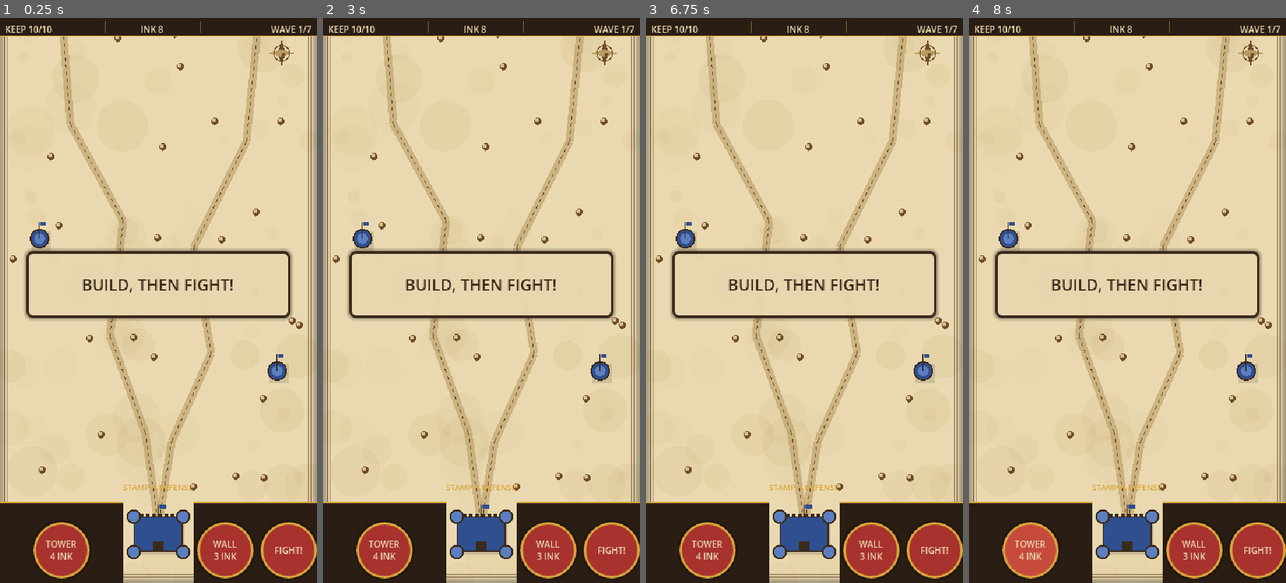
Above: before the commit, frames 1-4 (left to right).
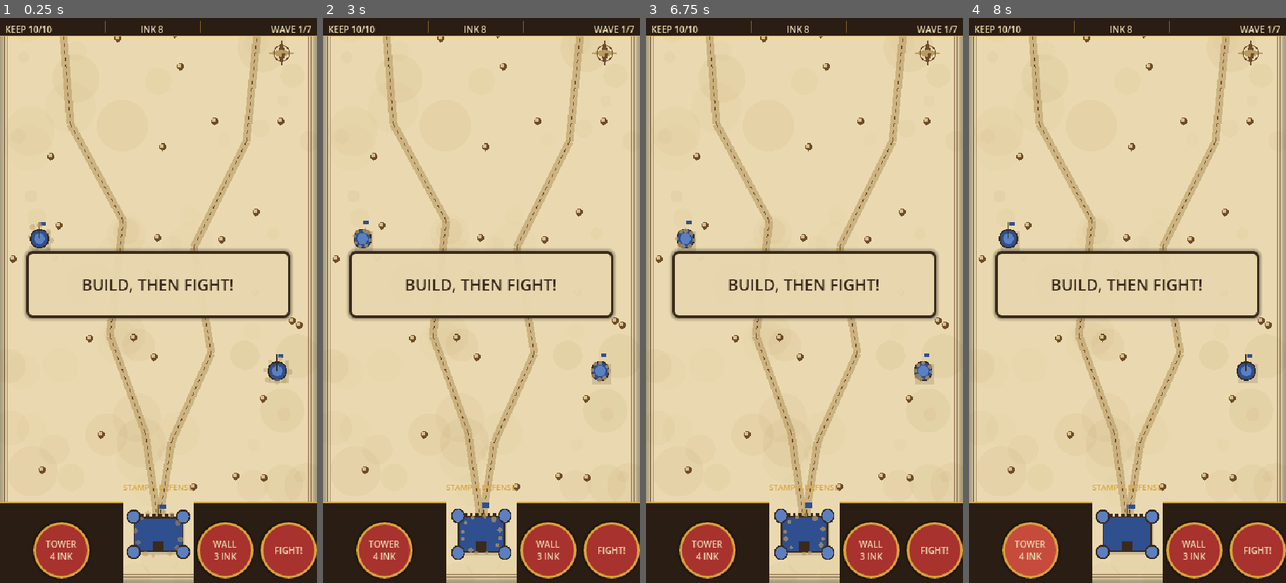
Above: after the commit, the same moments.

Repository: vortechU/folded-keep
Game: Godot game, scene res://scenes/main.tscn
Same seed, same stepped clock (60 frames per second), same inputs: the game is played once before the commit and once after it.
Inputs (mouse positions are in pixels of both pictures, inside the frame that each line leads up to):
- Up to frame 1 (0.25 s): no input
- Up to frame 2 (3 s): click "TOWER 4 INK" at 0.5 s; click "WALL 3 INK" at 1.25 s; click "FIGHT!" at 2 s; tap Enter at 2.75 s; move the mouse to (551, 272) at 2.77 s; tap R at 2.85 s; click (551, 272) at 2.92 s
- Up to frame 3 (6.75 s): click "TOWER 4 INK" at 3.5 s; click "WALL 3 INK" at 4.25 s; click "FIGHT!" at 5 s; tap Space at 5.75 s; drag from (741, 328) to (788, 413) at 5.77 s; tap Enter at 6.5 s; move the mouse to (836, 176) at 6.52 s; tap R at 6.6 s; click (836, 176) at 6.67 s
- Up to frame 4 (8 s): click "TOWER 4 INK" at 7.25 s

The runs differ from the first frame. In frame 1, 0.3% of the frame differs, in the area x 8-93%, y 36-96%; in frame 2, 0.6%; in frame 3, 0.6%, in the area x 9-92%, y 35-96%; in frame 4, nothing differs.

Commit message:
Task #14: juice layer (slam dust, flap flash, ink droplets, combo popups, stamp-in buildings, slap stars) and juice test scene
Co-Authored-By: Claude Opus 5.5 <noreply@anthropic.com>

Diff:
--- /dev/null
+++ b/scenes/tests/juice_test.tscn
@@ -0,0 +1,6 @@
+[gd_scene format=3]
+
+[ext_resource type="Script" path="res://scripts/tests/juice_test.gd" id="1"]
+
+[node name="JuiceTest" type="Node"]
+script = ExtResource("1")
--- a/scripts/buildings/building.gd
+++ b/scripts/buildings/building.gd
@@ -16,6 +16,28 @@
 func _ready() -> void:
 	add_to_group("building")
 	hp = max_hp
+	_stamp()
+
+
+## Buildings are stamped onto the map: drop in big, squash, settle.
+func _stamp() -> void:
+	scale = Vector2(1.45, 1.45)
+	modulate.a = 0.0
+	var tw := create_tween()
+	tw.set_parallel()
+	tw.tween_property(self, "scale", Vector2(1.18, 0.82), 0.09).set_ease(Tween.EASE_IN).set_trans(Tween.TRANS_QUAD)
+	tw.tween_property(self, "modulate:a", 1.0, 0.06)
+	tw.chain().tween_callback(func():
+		var fx := Fx.of(self)
+		if fx:
+			fx.dust_ring(position, maxf(size.x, size.y) * 0.6, 12 if kind == "keep" else 8))
+	tw.tween_property(self, "scale", Vector2.ONE, 0.25).set_ease(Tween.EASE_OUT).set_trans(Tween.TRANS_ELASTIC)
+
+
+## A quick squash, e.g. when the Keep is hit.
+func jolt(squash: Vector2) -> void:
+	scale = squash
+	create_tween().tween_property(self, "scale", Vector2.ONE, 0.3).set_ease(Tween.EASE_OUT).set_trans(Tween.TRANS_ELASTIC)
 
 
 func contains_point(p: Vector2, margin := 0.0) -> bool:
@@ -29,6 +51,12 @@
 	queue_redraw()
 	scale = Vector2(1.15, 0.85)
 	create_tween().tween_property(self, "scale", Vector2.ONE, 0.2)
+	var fx := Fx.of(self)
+	if fx:
+		fx.droplets(position, Palette.BLUE, 2 + amount, 0.7)
+		if hp <= 0:
+			fx.dust(position, Vector2.ZERO, 12, size.x * 0.4)
+			fx.droplets(position, Palette.INK, 10, 1.0)
 	if hp <= 0:
 		remove_from_group("building")
 		destroyed.emit(self)
--- a/scripts/fold/fold_controller.gd
+++ b/scripts/fold/fold_controller.gd
@@ -30,6 +30,13 @@
 var _mat: ShaderMaterial
 var _preview: Array = []
 var _pulse := 0.0
+## Scripted tests drive the fold directly; ignore the real mouse so it can't interfere.
+var _scripted := Array(OS.get_cmdline_user_args()).any(func(a: String) -> bool: return a.begins_with("--autotest"))
+
+
+func _ready() -> void:
+	# The juice layer sits above the folded map, so dust flies over the flap too.
+	get_parent().add_child.call_deferred(Fx.new())
 
 
 func setup(display: Sprite2D) -> void:
@@ -45,6 +52,8 @@
 
 
 func _unhandled_input(event: InputEvent) -> void:
+	if _scripted:
+		return
 	if event is InputEventMouseButton and event.button_index == MOUSE_BUTTON_LEFT:
 		if event.pressed:
 			begin_fold(event.position)
@@ -130,6 +139,10 @@
 			Outcome.FLIP:
 				e.unit.on_flipped(e.target)
 	_add_crease(m, n)
+	_flash()
+	var fx := Fx.of(self)
+	if fx:
+		fx.slam(m, n, outcomes)
 	slammed.emit(m, n, outcomes)
 
 
@@ -168,6 +181,12 @@
 		_mat.set_shader_parameter("fold_point", FoldMath.line_point(grab, pointer))
 		_mat.set_shader_parameter("fold_normal", FoldMath.normal(grab, pointer))
 		_mat.set_shader_parameter("lift", lift)
+
+
+## The flap's back flares for an instant when it hits the map.
+func _flash() -> void:
+	_mat.set_shader_parameter("flash", 1.0)
+	create_tween().tween_method(func(v: float): _mat.set_shader_parameter("flash", v), 1.0, 0.0, 0.18)
 
 
 func _add_crease(m: Vector2, n: Vector2) -> void:
--- /dev/null
+++ b/scripts/fx/fx.gd
@@ -0,0 +1,186 @@
+class_name Fx
+extends Node2D
+## Juice layer drawn on the map, above units: dust puffs, ink droplets, rings, stars, popups.
+## One node draws every particle (cheap on web). Uses scaled time, so hit-stop freezes it.
+## Get it with `Fx.of(node)`. The fold controller adds it to the Board, above the folded map.
+## Owner: Claude (see DESIGN.md).
+
+enum Kind { PUFF, DROP, RING, STAR, TEXT }
+
+const MAX_PARTS := 500
+const MAP := Rect2(0, 0, 360, 640)
+
+var _parts: Array[Dictionary] = []
+var _font: Font
+
+
+static func of(node: Node) -> Fx:
+	return node.get_tree().get_first_node_in_group("fx") as Fx
+
+
+func _ready() -> void:
+	add_to_group("fx")
+	z_index = 5
+	_font = ThemeDB.fallback_font
+	Events.keep_hit.connect(_on_keep_hit)
+	Events.unit_crushed.connect(_on_unit_crushed)
+
+
+func _process(delta: float) -> void:
+	if _parts.is_empty():
+		return
+	var i := _parts.size() - 1
+	while i >= 0:
+		var p := _parts[i]
+		p.t += delta
+		if p.t >= p.life:
+			_parts.remove_at(i)
+		else:
+			p.v *= pow(p.drag, delta)
+			p.pos += p.v * delta
+			if p.kind == Kind.DROP:
+				p.vz -= 260.0 * delta
+				p.z = maxf(0.0, p.z + p.vz * delta)
+		i -= 1
+	queue_redraw()
+
+
+# --- emitters -------------------------------------------------------------
+
+## A little cloud of paper dust, optionally pushed in a direction.
+func dust(pos: Vector2, dir := Vector2.ZERO, count := 5, spread := 4.0, color := Palette.PARCHMENT_SHADOW) -> void:
+	for i in count:
+		var v := dir * randf_range(40.0, 90.0) + Vector2.from_angle(randf() * TAU) * randf_range(8.0, 30.0)
+		_add({"kind": Kind.PUFF, "pos": pos + Vector2.from_angle(randf() * TAU) * randf() * spread,
+			"v": v, "drag": 0.02, "life": randf_range(0.35, 0.6), "r": randf_range(2.0, 4.5), "color": color})
+
+
+## Dust blown outward in a ring (buildings landing, flips).
+func dust_ring(pos: Vector2, radius: float, count := 10) -> void:
+	for i in count:
+		var d := Vector2.from_angle(TAU * i / count + randf() * 0.3)
+		_add({"kind": Kind.PUFF, "pos": pos + d * radius * 0.6, "v": d * randf_range(40.0, 70.0),
+			"drag": 0.01, "life": randf_range(0.3, 0.5), "r": randf_range(2.0, 3.5), "color": Palette.PARCHMENT_SHADOW})
+
+
+## Ink droplets that fly up and fall back onto the paper.
+func droplets(pos: Vector2, color: Color, count := 8, power := 1.0) -> void:
+	for i in count:
+		_add({"kind": Kind.DROP, "pos": pos, "v": Vector2.from_angle(randf() * TAU) * randf_range(20.0, 70.0) * power,
+			"drag": 0.2, "life": randf_range(0.4, 0.7), "r": randf_range(0.8, 1.8), "color": color,
+			"z": 2.0, "vz": randf_range(60.0, 120.0) * power})
+
+
+func ring(pos: Vector2, radius: float, color := Palette.INK, life := 0.3) -> void:
+	_add({"kind": Kind.RING, "pos": pos, "v": Vector2.ZERO, "drag": 1.0, "life": life, "r": radius, "color": color})
+
+
+## A cartoon impact burst (slaps).
+func star(pos: Vector2, color := Palette.GOLD) -> void:
+	_add({"kind": Kind.STAR, "pos": pos, "v": Vector2.ZERO, "drag": 1.0, "life": 0.22, "r": 9.0, "color": color,
+		"a": randf() * TAU})
+
+
+## Floating popup text (rewards, combos).
+func text(pos: Vector2, msg: String, color := Palette.GOLD, big := false) -> void:
+	pos = pos.clamp(MAP.position + Vector2(24, 30), MAP.end - Vector2(24, 12))
+	_add({"kind": Kind.TEXT, "pos": pos, "v": Vector2(0, -28.0 if not big else -14.0), "drag": 0.15,
+		"life": 0.8 if not big else 1.1, "r": 0.0, "color": color, "msg": msg, "size": 16 if big else 8})
+
+
+## Everything a slam throws up: dust squeezed out from under the flap's edges and along the crease,
+## plus a combo popup when several units get crushed at once.
+func slam(m: Vector2, n: Vector2, outcomes: Array) -> void:
+	# The crease itself.
+	var t := n.orthogonal()
+	var s := -800.0
+	while s < 800.0:
+		var p := m + t * s
+		if MAP.has_point(p):
+			dust(p + n * randf_range(-2.0, 2.0), -n * 0.4, 1, 2.0)
+		s += 22.0
+	# The flap's outer edges, where the air gets pushed out.
+	var corners := [MAP.position, Vector2(MAP.end.x, 0), MAP.end, Vector2(0, MAP.end.y)]
+	for c in 4:
+		var a: Vector2 = corners[c]
+		var b: Vector2 = corners[(c + 1) % 4]
+		var steps := int(a.distance_to(b) / 16.0)
+		for k in steps:
+			var e := a.lerp(b, (k + 0.5) / steps)
+			if FoldMath.side(e, m, n) <= 0.0:
+				continue
+			var q := FoldMath.mirror(e, m, n)
+			if MAP.grow(-2.0).has_point(q):
+				dust(q, -n, 2, 3.0)
+	var crushed: Array[Vector2] = []
+	for o in outcomes:
+		if o.outcome == FoldController.Outcome.CRUSH:
+			crushed.append(o.pos)
+	if crushed.size() >= 2:
+		var c := Vector2.ZERO
+		for p in crushed:
+			c += p
+		text(c / crushed.size() + Vector2(0, -20), "x%d CRUSH!" % crushed.size(), Palette.RED_LIGHT, true)
+
+
+# --- listeners ------------------------------------------------------------
+
+func _on_keep_hit() -> void:
+	var keep := Paper.KEEP_POS
+	ring(keep, 30.0, Palette.RED, 0.35)
+	droplets(keep + Vector2(0, -10), Palette.RED, 6)
+	for b in get_tree().get_nodes_in_group("building"):
+		if b.kind == "keep":
+			b.jolt(Vector2(1.12, 0.88))
+
+
+func _on_unit_crushed(u: Node) -> void:
+	var reward: int = Waves.REWARDS.get(u.kind, 1)
+	if u.team == Unit.Team.ENEMY and reward > 0:
+		text(u.position + Vector2(0, -14), "+%d" % reward, Palette.GOLD, reward >= 10)
+
+
+# --- internals ------------------------------------------------------------
+
+func _add(p: Dictionary) -> void:
+	if _parts.size() >= MAX_PARTS:
+		_parts.pop_front()
+	p.t = 0.0
+	if not p.has("z"):
+		p.z = 0.0
+		p.vz = 0.0
+	_parts.append(p)
+
+
+func _draw() -> void:
+	for p in _parts:
+		var k: float = p.t / p.life
+		var pos: Vector2 = p.pos.round()
+		var col: Color = p.color
+		match p.kind:
+			Kind.PUFF:
+				var r: float = p.r * (0.6 + 0.8 * sqrt(k)) * (1.0 - k * k)
+				draw_circle(pos, maxf(r, 0.5), Color(col, 0.75 * (1.0 - k)))
+			Kind.DROP:
+				var z: float = p.z
+				draw_circle(pos, p.r, Color(0, 0, 0, 0.18))
+				draw_circle((p.pos - Vector2(0, z)).round(), p.r, col)
+			Kind.RING:
+				var r: float = p.r * (0.3 + 0.7 * (1.0 - pow(1.0 - k, 3.0)))
+				draw_arc(pos, r, 0.0, TAU, 24, Color(col, 1.0 - k), 2.0 * (1.0 - k) + 0.5)
+			Kind.STAR:
+				var r: float = p.r * (0.5 + k)
+				for i in 6:
+					var d := Vector2.from_angle(p.a + TAU * i / 6.0)
+					draw_line(pos + d * r * 0.5, pos + d * r, Color(col, 1.0 - k), 1.5)
+			Kind.TEXT:
+				var fs: int = p.size
+				var pop := 1.0 + 0.6 * maxf(0.0, 1.0 - k * 8.0)
+				var a := clampf((1.0 - k) * 3.0, 0.0, 1.0)
+				draw_set_transform(pos, 0.0, Vector2.ONE * pop)
+				var w := _font.get_string_size(p.msg, HORIZONTAL_ALIGNMENT_LEFT, -1, fs).x
+				var o := Vector2(-w * 0.5, fs * 0.35).round()
+				for d in [Vector2(-1, 0), Vector2(1, 0), Vector2(0, -1), Vector2(0, 1), Vector2(1, 1)]:
+					draw_string(_font, o + d, p.msg, HORIZONTAL_ALIGNMENT_LEFT, -1, fs, Color(Palette.INK, a))
+				draw_string(_font, o, p.msg, HORIZONTAL_ALIGNMENT_LEFT, -1, fs, Color(col, a))
+				draw_set_transform(Vector2.ZERO)
--- a/scripts/main.gd
+++ b/scripts/main.gd
@@ -112,8 +112,6 @@
 	_set_ink(ink - Waves.COSTS[kind])
 	var b := _add_building(kind, pos, BuildController.SIZES[kind])
 	b.rotation = rot
-	b.scale = Vector2(1.6, 1.6)
-	create_tween().tween_property(b, "scale", Vector2.ONE, 0.18).set_trans(Tween.TRANS_BACK).set_ease(Tween.EASE_OUT)
 	_shake = 2.0
 	Events.building_placed.emit(kind, pos)
 	if ink < Waves.COSTS[kind]:
--- /dev/null
+++ b/scripts/tests/juice_test.gd
@@ -0,0 +1,71 @@
+extends Node
+## Scripted juice check: crush / slap / flip / immune in one fold, a stamp and a Keep hit.
+## Run: Godot.exe --path . res://scenes/tests/juice_test.tscn -- --autotest-juice=<dir>
+
+var _dir := ""
+var _main: Node
+
+
+func _ready() -> void:
+	for arg in OS.get_cmdline_user_args():
+		if arg.begins_with("--autotest-juice="):
+			_dir = arg.trim_prefix("--autotest-juice=")
+	_main = load("res://scenes/main.tscn").instantiate()
+	add_child(_main)
+	_run()
+
+
+func _run() -> void:
+	await _wait(0.8)
+	var screens := _main.find_child("GameScreens", true, false)
+	if screens:
+		screens._on_primary_pressed() # dismiss the main menu
+	_main._autotest = true # no wave spawns
+	_main._start_wave()
+	for p in [Vector2(150, 244), Vector2(160, 256), Vector2(152, 262)]:
+		_enemy("grunt", p)
+	_enemy("grunt", Vector2(172, 320))
+	_enemy("runner", Vector2(60, 400))
+	_enemy("brute", Vector2(135, 360))
+	await _wait(0.3)
+	var fold: FoldController = _main.fold
+	fold.begin_fold(Vector2(0, 250))
+	for i in 10:
+		fold.drag_to(Vector2(0, 250).lerp(Vector2(200, 250), (i + 1) / 10.0))
+		await get_tree().process_frame
+	await _wait(0.2)
+	await _shot("30_aim")
+	fold.release()
+	await _wait(0.1)
+	await _shot("31_impact")
+	await _wait(0.25)
+	await _shot("32_impact_late")
+	await _wait(0.5)
+	await _shot("33_after")
+	_main._set_ink(20)
+	_main._on_place_requested("tower", Vector2(250, 200), 0.0)
+	await _wait(0.06)
+	await _shot("34_stamp")
+	await _wait(0.12)
+	await _shot("35_stamp_land")
+	Events.keep_hit.emit()
+	await _wait(0.08)
+	await _shot("36_keep_hit")
+	get_tree().quit()
+
+
+func _enemy(kind: String, pos: Vector2) -> Unit:
+	var u: Unit = _main._spawn_enemy(kind)
+	u.position = pos
+	u.speed = 0.0
+	return u
+
+
+func _wait(sec: float) -> void:
+	await get_tree().create_timer(sec, true, false, true).timeout
+
+
+func _shot(name: String) -> void:
+	await RenderingServer.frame_post_draw
+	if _dir != "":
+		get_viewport().get_texture().get_image().save_png("%s/%s.png" % [_dir, name])
--- a/scripts/units/unit.gd
+++ b/scripts/units/unit.gd
@@ -110,9 +110,15 @@
 	var splats := get_tree().get_first_node_in_group("splats")
 	if splats:
 		splats.add_splat(position, Palette.RED if team == Team.ENEMY else Palette.BLUE)
+	var fx := Fx.of(self)
+	if fx:
+		fx.droplets(position, Palette.RED if team == Team.ENEMY else Palette.BLUE, int(8 * _size), 1.1)
+		fx.dust(position, Vector2.ZERO, 4, 5.0 * _size)
 	died.emit(self)
 	var tw := create_tween()
-	tw.tween_property(self, "scale", Vector2(1.9, 0.12), 0.06)
+	tw.tween_property(self, "scale", Vector2(1.9, 0.12), 0.05)
+	tw.tween_interval(0.12)
+	tw.tween_property(self, "modulate:a", 0.0, 0.08)
 	tw.tween_callback(queue_free)
 
 
@@ -121,14 +127,30 @@
 	var splats := get_tree().get_first_node_in_group("splats")
 	if splats:
 		splats.add_splat(position, Palette.RED)
+	var fx := Fx.of(self)
+	if fx:
+		fx.droplets(position, Palette.RED, 16, 1.4)
+		fx.ring(position, 34.0, Palette.RED, 0.35)
+		fx.text(position + Vector2(0, -26), "%d MORE!" % crushes_to_kill, Palette.RED_LIGHT)
 	stun = 1.5
 	scale = Vector2(1.6, 0.4)
 	create_tween().tween_property(self, "scale", Vector2.ONE, 0.4).set_trans(Tween.TRANS_ELASTIC).set_ease(Tween.EASE_OUT)
 
 
 func on_slapped(dir: Vector2) -> void:
-	if not _alive or slap_immune:
-		return
+	if not _alive:
+		return
+	var fx := Fx.of(self)
+	if slap_immune:
+		# Too heavy to slap: a dull thud, it doesn't even flinch.
+		if fx:
+			fx.star(position + Vector2(0, -6) * _size, Palette.PARCHMENT_SHADOW)
+		scale = Vector2(1.1, 0.9)
+		create_tween().tween_property(self, "scale", Vector2.ONE, 0.15)
+		return
+	if fx:
+		fx.star(position + Vector2(0, -6))
+		fx.dust(position, dir, 3)
 	slaps_to_kill -= 1
 	if slaps_to_kill <= 0:
 		on_crushed()
@@ -144,6 +166,10 @@
 func on_flipped(to: Vector2) -> void:
 	if not _alive:
 		return
+	var fx := Fx.of(self)
+	if fx:
+		fx.dust_ring(to, 8.0, 6)
+		fx.ring(to, 12.0, Palette.BLUE_LIGHT, 0.25)
 	position = to
 	stun = 1.0
 	# Resume at the closest waypoint so a flipped unit doesn't walk back up the road.
--- a/shaders/fold.gdshader
+++ b/shaders/fold.gdshader
@@ -8,6 +8,7 @@
 uniform vec2 fold_point = vec2(0.0);   // point on the fold line (map px)
 uniform vec2 fold_normal = vec2(1.0, 0.0); // unit normal, points toward the flap side
 uniform float lift = 0.0;              // 1 = flap held up (shadow, translucent), 0 = pressed flat
+uniform float flash = 0.0;             // impact flare on the flap's back, 1 -> 0
 uniform vec4 table_color : source_color = vec4(0.165, 0.114, 0.078, 1.0);
 uniform vec4 back_color : source_color = vec4(0.86, 0.79, 0.62, 1.0);
 uniform int crease_count = 0;
@@ -61,6 +62,7 @@
 				b *= mix(0.8, 1.0, smoothstep(0.0, 16.0, -d)); // curl shading at the crease
 				b *= mix(0.7, 1.0, smoothstep(0.0, 2.5, edge_dist(q))); // paper edge
 				col = b * (1.0 + 0.05 * lift);
+				col = mix(col, vec3(1.0, 0.97, 0.88), flash * 0.55);
 			} else {
 				// Flap shadow on the map.
 				vec2 off = vec2(2.0, 4.0) * (0.5 + 2.5 * lift);
Not shown, added: scripts/fx/fx.gd.uid
Not shown, changed: DESIGN.md
Not shown, changed: TASKS.md
